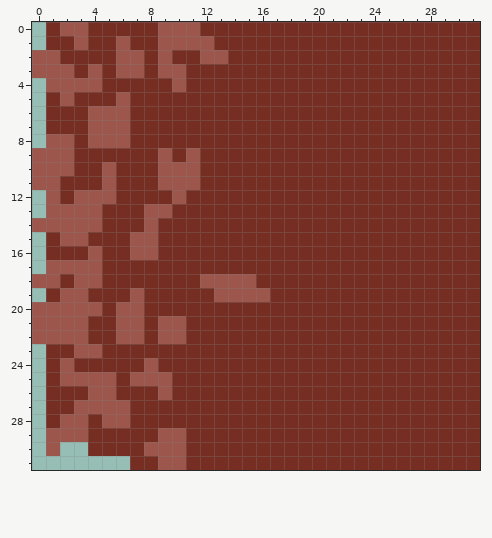
Two versions of one pixel-art sprite, ressources/Assets/world/dirt_corner_down.png. The picture above is the old version.
The file is 32x32 pixels.
New version:
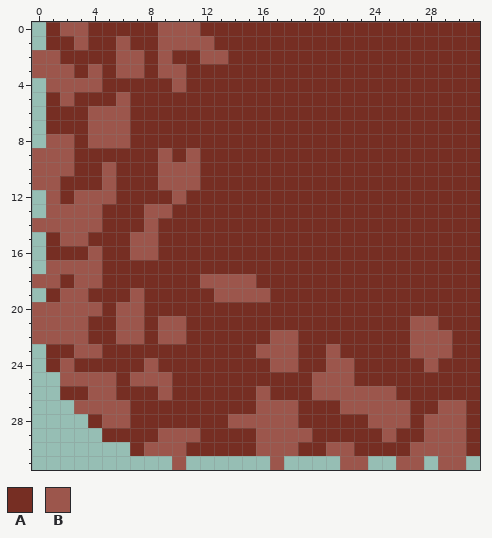
Palette (. is transparent): A #762e23  B #9c564c
Change:
{"y":21,"x":27,"old":"AA","new":"BB"}
{"y":22,"x":17,"old":"AA","new":"BB"}
{"y":22,"x":27,"old":"AAA","new":"BBB"}
{"y":23,"x":16,"old":"AAA","new":"BBB"}
{"y":23,"x":21,"old":"A","new":"B"}
{"y":23,"x":27,"old":"AAA","new":"BBB"}
{"y":24,"x":17,"old":"AA","new":"BB"}
{"y":24,"x":21,"old":"AA","new":"BB"}
{"y":24,"x":28,"old":"A","new":"B"}
{"y":25,"x":1,"old":"A","new":"."}
{"y":25,"x":20,"old":"AAA","new":"BBB"}
{"y":26,"x":1,"old":"A","new":"."}
{"y":26,"x":16,"old":"A","new":"B"}
{"y":26,"x":20,"old":"AAAAAA","new":"BBBBBB"}
{"y":27,"x":1,"old":"AA","new":".."}
{"y":27,"x":16,"old":"AAA","new":"BBB"}
{"y":27,"x":22,"old":"AAAAA","new":"BBBBB"}
{"y":27,"x":29,"old":"AA","new":"BB"}
{"y":28,"x":1,"old":"ABB","new":"..."}
{"y":28,"x":14,"old":"AAAAA","new":"BBBBB"}
{"y":28,"x":24,"old":"AAA","new":"BBB"}
{"y":28,"x":28,"old":"AAA","new":"BBB"}
{"y":29,"x":1,"old":"BBBA","new":"...."}
{"y":29,"x":11,"old":"A","new":"B"}
{"y":29,"x":16,"old":"AAAA","new":"BBBB"}
{"y":29,"x":25,"old":"A","new":"B"}
{"y":29,"x":28,"old":"AAA","new":"BBB"}
{"y":30,"x":1,"old":"B","new":"."}
{"y":30,"x":4,"old":"AAA","new":"..."}
{"y":30,"x":16,"old":"AAA","new":"BBB"}
{"y":30,"x":21,"old":"AA","new":"BB"}
{"y":30,"x":27,"old":"AAAA","new":"BBBB"}
{"y":31,"x":7,"old":"AAB","new":"..."}
{"y":31,"x":11,"old":"AAAAAAAAAAAAAAAAAAAAA","new":"......B....BB..BB.BB."}
{"label":"changed","picture_box":[46,316,480,470]}
